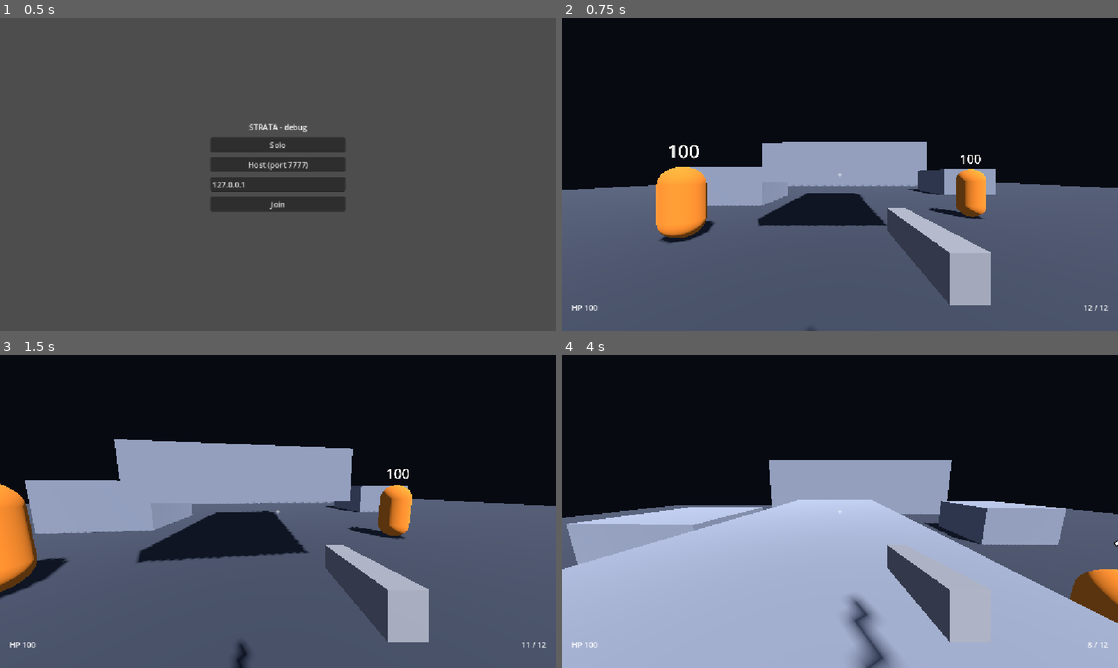
Above: before the commit, frames 1-4 (two rows, left to right).
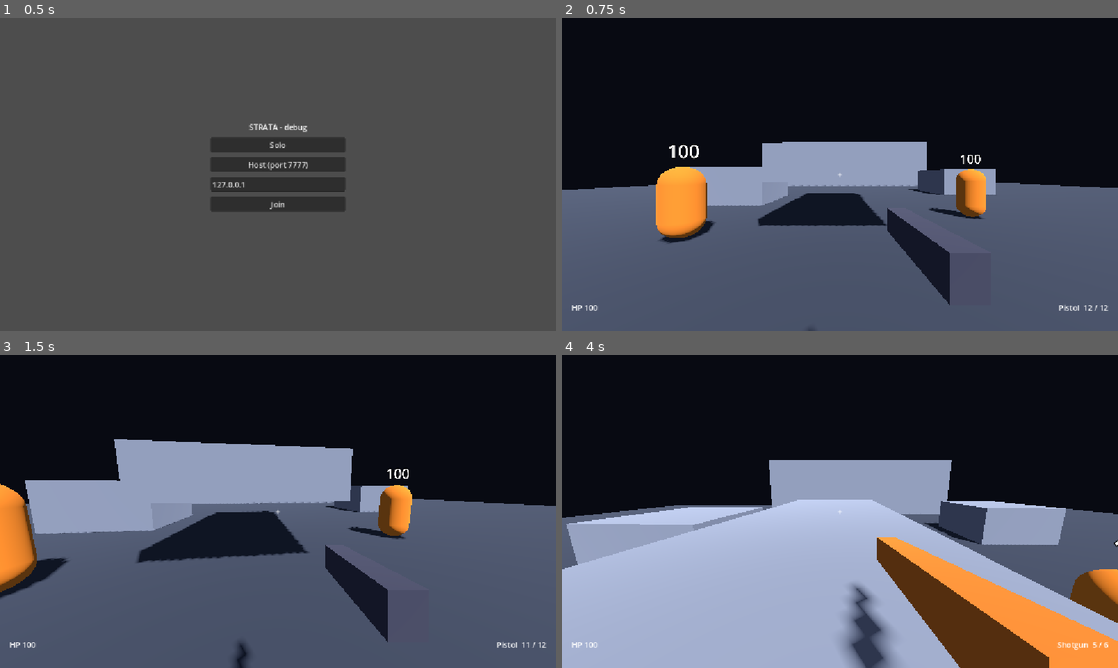
Above: after the commit, the same moments.

Repository: kyaminq-ui/Strata_FPS
Game: Godot game, scene res://game/main.tscn
The game is run twice, just before and just after one commit, with the same random seed, the same clock (stepped at 60 frames per second) and the same inputs.
Inputs (mouse positions are in pixels of both pictures, inside the frame that each line leads up to):
- Up to frame 1 (0.5 s): no input
- Up to frame 2 (0.75 s): click "Solo" at 0.5 s
- Up to frame 3 (1.5 s): tap Enter at 1.25 s; move the mouse to (305, 511) at 1.27 s; press the mouse at (305, 511) at 1.28 s; hold W (move_forward) from 1.28 s (still down)
- Up to frame 4 (4 s): keep holding W (move_forward); tap Space (jump) at 1.52, 1.82, 2.27, 2.57, 3.5, 3.77 s; tap 1 (weapon_1, bound only after the commit) at 1.55, 2.1 s; move the mouse to (812, 511) at 2.02 s; release the mouse at (812, 511) at 2.03 s; click (812, 511) at 2.17 s; tap 2 (weapon_2, bound only after the commit) at 2.3, 2.85 s; move the mouse to (851, 505) at 2.77 s; click (851, 505) at 2.92 s; tap Mouse wheel up (weapon_next, bound only after the commit) at 3.05, 3.6 s; move the mouse to (834, 517) at 3.52 s; click (834, 517) at 3.8 s

Frame 1 is identical in both runs. In frame 2, 3.4% of the frame differs, in the area x 58-98%, y 60-94%; in frame 3, 3.4%; in frame 4, 9.9%, in the area x 50-100%, y 58-100%.

Commit message:
Second weapon (shotgun), weapon switching, per-weapon ammo, replicated equipped weapon
Co-Authored-By: Claude Sonnet 5 <noreply@anthropic.com>

Diff:
--- a/game/player/player.gd
+++ b/game/player/player.gd
@@ -18,6 +18,7 @@
 var net_yaw: float
 var net_pitch: float
 var net_sliding: bool
+var net_weapon := 0  # index dans WeaponController.loadout
 
 ## Lus par les états de mouvement (autorité seulement).
 var wish_dir := Vector3.ZERO
--- a/game/player/player.tscn
+++ b/game/player/player.tscn
@@ -13,6 +13,8 @@
 [ext_resource type="Script" path="res://game/player/player_life.gd" id="11"]
 [ext_resource type="Script" path="res://game/player/player_reviver.gd" id="12"]
 [ext_resource type="Script" path="res://game/components/health_component.gd" id="13"]
+[ext_resource type="Resource" path="res://game/weapons/shotgun.tres" id="14"]
+[ext_resource type="Script" path="res://game/weapons/weapon_data.gd" id="15"]
 
 [sub_resource type="CapsuleShape3D" id="shape"]
 radius = 0.4
@@ -48,6 +50,9 @@
 properties/3/path = NodePath(".:net_sliding")
 properties/3/spawn = false
 properties/3/replication_mode = 1
+properties/4/path = NodePath(".:net_weapon")
+properties/4/spawn = false
+properties/4/replication_mode = 1
 
 [sub_resource type="SceneReplicationConfig" id="server_replication"]
 properties/0/path = NodePath("Health:health")
@@ -139,7 +144,7 @@
 
 [node name="Weapon" type="Node" parent="."]
 script = ExtResource("8")
-data = ExtResource("9")
+loadout = Array[ExtResource("15")]([ExtResource("9"), ExtResource("14")])
 
 [node name="Health" type="Node" parent="."]
 script = ExtResource("13")
--- a/game/ui/player_hud.gd
+++ b/game/ui/player_hud.gd
@@ -8,6 +8,7 @@
 @onready var _status: Label = %Status
 
 var _player: Player
+var _weapon_name := ""
 var _tween: Tween
 
 
@@ -15,7 +16,9 @@
 	_player = player
 	var weapon := player.weapon
 	weapon.ammo_changed.connect(_on_ammo_changed)
-	weapon.reload_started.connect(func() -> void: _ammo.text = "RELOAD")
+	weapon.reload_started.connect(func() -> void: _ammo.text = "%s  RELOAD" % _weapon_name)
+	weapon.weapon_changed.connect(func(w: WeaponData) -> void: _weapon_name = w.display_name)
+	_weapon_name = weapon.data.display_name
 	weapon.hit_confirmed.connect(_on_hit_confirmed)
 	_on_ammo_changed(weapon.ammo, weapon.data.magazine_size)
 
@@ -36,7 +39,7 @@
 
 
 func _on_ammo_changed(current: int, magazine: int) -> void:
-	_ammo.text = "%d / %d" % [current, magazine]
+	_ammo.text = "%s  %d / %d" % [_weapon_name, current, magazine]
 
 
 func _on_hit_confirmed(killed: bool) -> void:
--- /dev/null
+++ b/game/weapons/shotgun.tres
@@ -0,0 +1,16 @@
+[gd_resource type="Resource" script_class="WeaponData" load_steps=2 format=3]
+
+[ext_resource type="Script" path="res://game/weapons/weapon_data.gd" id="1"]
+
+[resource]
+script = ExtResource("1")
+display_name = "Shotgun"
+damage = 12.0
+fire_interval = 0.9
+max_range = 40.0
+magazine_size = 6
+reload_time = 2.0
+pellets = 8
+spread_degrees = 4.0
+view_size = Vector3(0.1, 0.12, 0.7)
+view_color = Color(0.85, 0.45, 0.15, 1)
--- a/game/weapons/weapon_controller.gd
+++ b/game/weapons/weapon_controller.gd
@@ -1,11 +1,13 @@
 class_name WeaponController
 extends Node
-## Arme hitscan d'un joueur. Le peer propriétaire gère cadence, munitions et visée locale,
-## puis envoie (origine, direction) au host. Le HOST résout le tir (raycast serveur), valide
-## cadence et origine, applique les dégâts (valeur de WeaponData, jamais envoyée par le client)
-## et confirme le résultat. Traits/hitmarkers = cosmétique local.
+## Armes hitscan d'un joueur (loadout, munitions par arme, changement d'arme). Le peer
+## propriétaire gère cadence, munitions et visée locale, puis envoie (arme, origine, direction,
+## graine) au host. Le HOST résout le tir : mêmes plombs que le client (graine partagée),
+## raycasts serveur, validation arme/cadence/origine/tireur, dégâts de WeaponData (jamais
+## envoyés par le client), confirmation au tireur. Traits, flash, viewmodel = cosmétique.
 
 signal ammo_changed(current: int, magazine: int)
+signal weapon_changed(weapon: WeaponData)
 signal reload_started
 signal hit_confirmed(killed: bool)
 
@@ -13,34 +15,55 @@
 const HEAD_HEIGHT := 1.6
 const SERVER_ORIGIN_TOLERANCE := 5.0  # m : couvre latence + dash
 const SERVER_RATE_TOLERANCE := 0.8  # tolère un peu de gigue sur la cadence
-const MUZZLE_OFFSET := Vector3(0.25, -0.2, -0.5)
 const FLASH_DURATION := 0.05
 
-@export var data: WeaponData
-
-var ammo := 0
-
+@export var loadout: Array[WeaponData] = []
+
+var current := 0
+var data: WeaponData:
+	get:
+		return loadout[current]
+var ammo: int:
+	get:
+		return _ammo[current]
+
+var _ammo: Array[int] = []
 var _cooldown_left := 0.0
 var _reload_left := 0.0
 var _server_last_shot_msec := -100000
 
 @onready var _player: Player = get_parent()
-@onready var _flash_first_person: Node3D = _player.get_node("Head/Camera3D/Viewmodel/Flash")
-@onready var _flash_third_person: Node3D = _player.get_node("Head/GunMesh/Flash")
+@onready var _viewmodel: MeshInstance3D = _player.get_node("Head/Camera3D/Viewmodel")
+@onready var _gun_mesh: MeshInstance3D = _player.get_node("Head/GunMesh")
+@onready var _flash_first_person: Node3D = _viewmodel.get_node("Flash")
+@onready var _flash_third_person: Node3D = _gun_mesh.get_node("Flash")
 
 
 func _ready() -> void:
-	ammo = data.magazine_size
+	for weapon in loadout:
+		_ammo.append(weapon.magazine_size)
+	for view: MeshInstance3D in [_viewmodel, _gun_mesh]:
+		view.mesh = view.mesh.duplicate()  # sous-ressource partagée entre instances
+		view.material_override = StandardMaterial3D.new()
+	_apply_visuals()
+
+
+func _process(_delta: float) -> void:
+	# Autres joueurs : suivre l'arme équipée répliquée.
+	if not _player.is_multiplayer_authority() and _player.net_weapon != current:
+		_set_current(_player.net_weapon)
 
 
 func _physics_process(delta: float) -> void:
 	if not _player.is_multiplayer_authority():
 		return
 	_cooldown_left = maxf(_cooldown_left - delta, 0.0)
+	if _player.can_act():
+		_handle_switch_input()
 	if _reload_left > 0.0:
 		_reload_left -= delta
 		if _reload_left <= 0.0:
-			ammo = data.magazine_size
+			_ammo[current] = data.magazine_size
 			ammo_changed.emit(ammo, data.magazine_size)
 		return
 	if not _player.can_act():
@@ -56,57 +79,123 @@
 			_start_reload()
 
 
+func _handle_switch_input() -> void:
+	if Input.is_action_just_pressed("weapon_1"):
+		equip(0)
+	elif Input.is_action_just_pressed("weapon_2"):
+		equip(1)
+	elif Input.is_action_just_pressed("weapon_next"):
+		equip((current + 1) % loadout.size())
+
+
+## Propriétaire : change d'arme (annule le rechargement), répliqué via net_weapon.
+func equip(index: int) -> void:
+	if index == current or index < 0 or index >= loadout.size():
+		return
+	_reload_left = 0.0
+	_set_current(index)
+	_cooldown_left = data.equip_time
+	_player.net_weapon = index
+	ammo_changed.emit(ammo, data.magazine_size)
+
+
+func _set_current(index: int) -> void:
+	current = clampi(index, 0, loadout.size() - 1)
+	_apply_visuals()
+	weapon_changed.emit(data)
+
+
+func _apply_visuals() -> void:
+	var weapon := data
+	for pair: Array in [[_viewmodel, _flash_first_person], [_gun_mesh, _flash_third_person]]:
+		var view: MeshInstance3D = pair[0]
+		(view.mesh as BoxMesh).size = weapon.view_size
+		(view.material_override as StandardMaterial3D).albedo_color = weapon.view_color
+		(pair[1] as Node3D).position.z = -weapon.view_size.z * 0.5 - 0.03
+
+
 func _start_reload() -> void:
 	_reload_left = data.reload_time
 	reload_started.emit()
 
 
 func _fire() -> void:
-	ammo -= 1
+	_ammo[current] -= 1
 	_cooldown_left = data.fire_interval
 	ammo_changed.emit(ammo, data.magazine_size)
 	var camera := _player.camera
 	var origin := camera.global_position
 	var direction := -camera.global_basis.z
-	var hit := _cast(origin, direction)
-	var end: Vector3 = hit.position if not hit.is_empty() else origin + direction * data.max_range
-	Tracer.spawn(_player.get_parent(), origin + camera.global_basis * MUZZLE_OFFSET, end)
+	var seed_value := randi()
+	var muzzle := origin + camera.global_basis * Vector3(0.25, -0.2, -0.3 - data.view_size.z * 0.5)
+	for pellet_direction in pellet_directions(direction, data, seed_value):
+		var hit := _cast(origin, pellet_direction, data.max_range)
+		var end: Vector3 = hit.position if not hit.is_empty() else origin + pellet_direction * data.max_range
+		Tracer.spawn(_player.get_parent(), muzzle, end)
 	_flash()
 	if multiplayer.is_server():
-		_server_fire(multiplayer.get_unique_id(), origin, direction)
+		_server_fire(multiplayer.get_unique_id(), current, origin, direction, seed_value)
 	else:
-		server_fire.rpc_id(1, origin, direction)
-
-
-func _cast(origin: Vector3, direction: Vector3) -> Dictionary:
-	var query := PhysicsRayQueryParameters3D.create(origin, origin + direction * data.max_range, HIT_MASK)
+		server_fire.rpc_id(1, current, origin, direction, seed_value)
+
+
+## Directions des plombs : tirage déterministe selon la graine (client et host obtiennent les mêmes).
+static func pellet_directions(direction: Vector3, weapon: WeaponData, seed_value: int) -> Array[Vector3]:
+	var result: Array[Vector3] = []
+	if weapon.pellets <= 1 and weapon.spread_degrees <= 0.0:
+		result.append(direction)
+		return result
+	var rng := RandomNumberGenerator.new()
+	rng.seed = seed_value
+	var right := direction.cross(Vector3.UP)
+	right = right.normalized() if right.length_squared() > 0.0001 else Vector3.RIGHT
+	var up := right.cross(direction).normalized()
+	var max_radius := tan(deg_to_rad(weapon.spread_degrees))
+	for i in weapon.pellets:
+		var angle := rng.randf() * TAU
+		var radius := max_radius * sqrt(rng.randf())
+		result.append((direction + right * cos(angle) * radius + up * sin(angle) * radius).normalized())
+	return result
+
+
+func _cast(origin: Vector3, direction: Vector3, max_range: float) -> Dictionary:
+	var query := PhysicsRayQueryParameters3D.create(origin, origin + direction * max_range, HIT_MASK)
 	return _player.get_world_3d().direct_space_state.intersect_ray(query)
 
 
 @rpc("any_peer", "call_remote", "reliable")
-func server_fire(origin: Vector3, direction: Vector3) -> void:
+func server_fire(weapon_index: int, origin: Vector3, direction: Vector3, seed_value: int) -> void:
 	if multiplayer.is_server():
-		_server_fire(multiplayer.get_remote_sender_id(), origin, direction)
-
-
-func _server_fire(shooter_id: int, origin: Vector3, direction: Vector3) -> void:
+		_server_fire(multiplayer.get_remote_sender_id(), weapon_index, origin, direction, seed_value)
+
+
+func _server_fire(shooter_id: int, weapon_index: int, origin: Vector3, direction: Vector3, seed_value: int) -> void:
 	if shooter_id != _player.get_multiplayer_authority() or direction.is_zero_approx():
 		return  # seul le propriétaire tire avec son arme
+	if weapon_index < 0 or weapon_index >= loadout.size():
+		return
+	var weapon := loadout[weapon_index]
 	var now := Time.get_ticks_msec()
-	if now - _server_last_shot_msec < data.fire_interval * 1000.0 * SERVER_RATE_TOLERANCE:
+	if now - _server_last_shot_msec < weapon.fire_interval * 1000.0 * SERVER_RATE_TOLERANCE:
 		return
 	if origin.distance_to(_player.net_position + Vector3.UP * HEAD_HEIGHT) > SERVER_ORIGIN_TOLERANCE:
 		return
 	_server_last_shot_msec = now
 
 	direction = direction.normalized()
-	var hit := _cast(origin, direction)
-	var end: Vector3 = hit.position if not hit.is_empty() else origin + direction * data.max_range
-	var health: HealthComponent = null
-	if not hit.is_empty():
-		health = (hit.collider as Node).get_node_or_null("Health") as HealthComponent
-	if health:
-		var killed := health.take_damage(data.damage, shooter_id)
+	var ends := PackedVector3Array()
+	var any_hit := false
+	var killed := false
+	for pellet_direction in pellet_directions(direction, weapon, seed_value):
+		var hit := _cast(origin, pellet_direction, weapon.max_range)
+		ends.append(hit.position if not hit.is_empty() else origin + pellet_direction * weapon.max_range)
+		if hit.is_empty():
+			continue
+		var health := (hit.collider as Node).get_node_or_null("Health") as HealthComponent
+		if health:
+			any_hit = true
+			killed = health.take_damage(weapon.damage, shooter_id) or killed
+	if any_hit:
 		if shooter_id == multiplayer.get_unique_id():
 			hit_confirmed.emit(killed)
 		else:
@@ -114,10 +203,10 @@
 
 	var start := origin + Vector3.DOWN * 0.2 + direction * 0.5
 	if shooter_id != multiplayer.get_unique_id():
-		Tracer.spawn(_player.get_parent(), start, end)
+		_show_tracers(start, ends)
 		_flash()
 	if not multiplayer.get_peers().is_empty():
-		show_shot.rpc(start, end)
+		show_shot.rpc(start, ends)
 
 
 @rpc("any_peer", "call_remote", "reliable")
@@ -127,10 +216,15 @@
 
 
 @rpc("any_peer", "call_remote", "unreliable")
-func show_shot(from: Vector3, to: Vector3) -> void:
+func show_shot(from: Vector3, ends: PackedVector3Array) -> void:
 	if multiplayer.get_remote_sender_id() == 1 and not _player.is_multiplayer_authority():
-		Tracer.spawn(_player.get_parent(), from, to)
+		_show_tracers(from, ends)
 		_flash()
+
+
+func _show_tracers(from: Vector3, ends: PackedVector3Array) -> void:
+	for end in ends:
+		Tracer.spawn(_player.get_parent(), from, end)
 
 
 ## Flash de bouche cosmétique : viewmodel pour le tireur, modèle 3e personne pour les autres.
--- a/game/weapons/weapon_data.gd
+++ b/game/weapons/weapon_data.gd
@@ -1,6 +1,7 @@
 class_name WeaponData
 extends Resource
 ## Données d'une arme (aucune logique). Une arme = un .tres de ce type.
+## `damage` est infligé par plomb : un fusil = `pellets` rayons de `damage` chacun.
 
 @export var display_name: String = "Pistol"
 @export var damage: float = 25.0
@@ -9,3 +10,10 @@
 @export var max_range: float = 100.0
 @export var magazine_size: int = 12
 @export var reload_time: float = 1.2
+@export var equip_time: float = 0.3
+@export_group("Dispersion")
+@export var pellets: int = 1
+@export var spread_degrees: float = 0.0
+@export_group("Présentation (graybox)")
+@export var view_size: Vector3 = Vector3(0.08, 0.1, 0.4)
+@export var view_color: Color = Color(0.25, 0.25, 0.3)
--- a/project.godot
+++ b/project.godot
@@ -81,6 +81,19 @@
 "events": [Object(InputEventKey,"resource_local_to_scene":false,"resource_name":"","device":-1,"window_id":0,"alt_press …(191 unchanged characters)…
 }
 
+weapon_1={
+"deadzone": 0.2,
+"events": [Object(InputEventKey,"resource_local_to_scene":false,"resource_name":"","device":-1,"window_id":0,"alt_pressed":false,"shift_pressed":false,"ctrl_pressed":false,"meta_pressed":false,"pressed":false,"keycode":0,"physical_keycode":49,"key_label":0,"unicode":0,"location":0,"echo":false,"script":null)]
+}
+weapon_2={
+"deadzone": 0.2,
+"events": [Object(InputEventKey,"resource_local_to_scene":false,"resource_name":"","device":-1,"window_id":0,"alt_pressed":false,"shift_pressed":false,"ctrl_pressed":false,"meta_pressed":false,"pressed":false,"keycode":0,"physical_keycode":50,"key_label":0,"unicode":0,"location":0,"echo":false,"script":null)]
+}
+weapon_next={
+"deadzone": 0.2,
+"events": [Object(InputEventMouseButton,"resource_local_to_scene":false,"resource_name":"","device":-1,"window_id":0,"alt_pressed":false,"shift_pressed":false,"ctrl_pressed":false,"meta_pressed":false,"button_mask":0,"position":Vector2(0, 0),"global_position":Vector2(0, 0),"factor":1.0,"button_index":4,"canceled":false,"pressed":true,"double_click":false,"script":null), Object(InputEventMouseButton,"resource_local_to_scene":false,"resource_name":"","device":-1,"window_id":0,"alt_pressed":false,"shift_pressed":false,"ctrl_pressed":false,"meta_pressed":false,"button_mask":0,"position":Vector2(0, 0),"global_position":Vector2(0, 0),"factor":1.0,"button_index":5,"canceled":false,"pressed":true,"double_click":false,"script":null)]
+}
+
 [physics]
 
 3d/physics_engine="Jolt Physics"
--- a/tests/net_probe_fire.gd
+++ b/tests/net_probe_fire.gd
@@ -1,11 +1,12 @@
 extends SceneTree
 ## Sonde de test réseau (headless) : le client vise Dummy1 et tire 3 fois.
 ## Affiche les munitions, les hit-confirmations reçues et la santé vue par le client.
-## Usage : godot --headless --path . -s tests/net_probe_fire.gd -- --join=127.0.0.1
+## Usage : godot --headless --path . -s tests/net_probe_fire.gd -- --join=127.0.0.1 [--weapon=2]
+## --weapon=N équipe l'arme N (1 = pistolet, 2 = fusil) avant de tirer.
 
 const SETTLE_SECONDS := 2.0
 const SHOTS := 3
-const SHOT_INTERVAL := 0.4
+const SHOT_INTERVAL := 1.0
 const TARGET := Vector3(3.0, 1.0, -6.0)  # poitrine de Dummy1
 
 var _elapsed := 0.0
@@ -15,10 +16,16 @@
 var _host_flashes := 0
 var _host_flash_was_visible := false
 var _host_gun_visible := false
+var _host_weapon_seen := 0
+var _host_gun_length := 0.0
+var _weapon_slot := 1
 var _main: Node
 
 
 func _initialize() -> void:
+	for arg in OS.get_cmdline_user_args():
+		if arg.begins_with("--weapon="):
+			_weapon_slot = int(arg.trim_prefix("--weapon="))
 	_main = load("res://game/main.tscn").instantiate()
 	root.add_child(_main)
 
@@ -32,15 +39,18 @@
 	if not _bound:
 		player.weapon.hit_confirmed.connect(func(_killed: bool) -> void: _hits += 1)
 		_aim_at_target(player)
+		Input.action_press("weapon_%d" % _weapon_slot)
 		_bound = true
+	elif _shots_fired == 0 and _elapsed < SETTLE_SECONDS + 0.2:
+		Input.action_release("weapon_%d" % _weapon_slot)
 	Input.action_release("fire")
-	var due := SETTLE_SECONDS + 0.2 + _shots_fired * SHOT_INTERVAL
+	var due := SETTLE_SECONDS + 0.6 + _shots_fired * SHOT_INTERVAL
 	if _shots_fired < SHOTS and _elapsed >= due:
 		Input.action_press("fire")
 		_shots_fired += 1
 	elif _shots_fired >= SHOTS and _elapsed >= due + 2.0:
 		var health: HealthComponent = _main.get_node("ArenaGraybox/Dummies/Dummy1/Health")
-		print("[fire probe] tirs=", _shots_fired, " ammo=", player.weapon.ammo, " hits_confirmes=", _hits, " flashs_arme_du_host_vus=", _host_fla …(94 unchanged characters)…
+		print("[fire probe] tirs=", _shots_fired, " ammo=", player.weapon.ammo, " arme_client=", player.weapon.current, " hits_confirmes=", _hits, " arme_du_host_vue=", _host_weapon_seen, " longueur_arme_host=", snappedf(_host_gun_length, 0.01), " flashs_arme_du_host_vus=", _host_fla …(94 unchanged characters)…
 		quit()
 	return false
 
@@ -52,6 +62,8 @@
 		return
 	var flash: Node3D = host_player.get_node("Head/GunMesh/Flash")
 	_host_gun_visible = host_player.get_node("Head/GunMesh").visible
+	_host_weapon_seen = host_player.net_weapon
+	_host_gun_length = (host_player.get_node("Head/GunMesh").mesh as BoxMesh).size.z
 	if flash.visible and not _host_flash_was_visible:
 		_host_flashes += 1
 	_host_flash_was_visible = flash.visible
Not shown: 1 places in game/player/player.tscn that only renumber resources
Not shown, changed: docs/DECISIONS.md
Not shown, changed: docs/MOVEMENT_METRICS.md
Not shown, changed: docs/NETWORK.md
Not shown, changed: docs/TASKS.md
